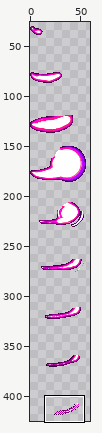
Sprite sheet: Entities/Spells/ShadowBurst/ShadowBurst.png. Above, an overview of the earlier version with the close-up marked.
Close-up. First the earlier version:
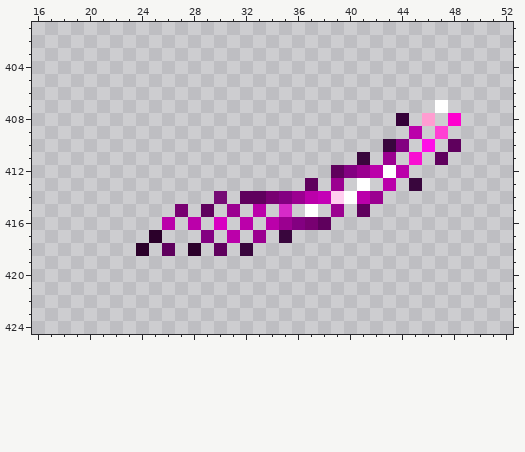
The file is 64x480 pixels. Colours within 5 levels of each other are drawn and written as one. Shown: x 16..52, y 401..424. The wide view leaves out empty margins. The commit also changed other parts of the picture, which this record leaves out.
Once edited:
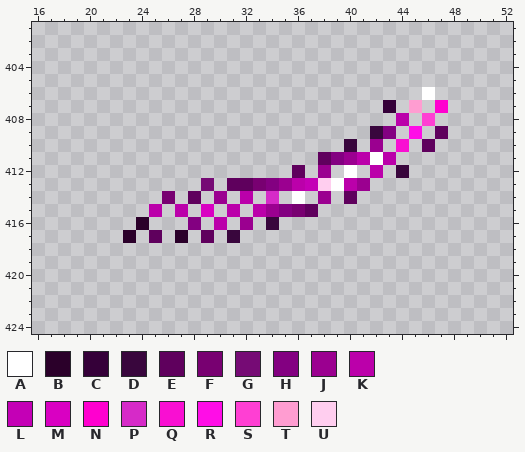
Palette (. is transparent): A #ffffff  B #2b002a  C #350039  D #39063d  E #5f005d  F #780071  G #760b75  H #830081  J #9b0090  K #bb00aa  L #c400b6  M #d900c2  N #ff00cf  P #d62ac8  Q #f90fd2  R #ff0de7  S #ff3fd3  T #ff9dd1  U #ffceef
Change:
@@ x 16..52 @@
 405 .....................................
-406 .....................................
-407 ...............................A.....
-408 ............................C.T.N....
-409 .............................K.S.....
-410 ...........................DH.R.E....
-411 .........................D.J.Q.E.....
-412 .......................EHJKAK........
-413 .....................E.J.A.K.D.......
-414 ..............G.EEFHJKLUAKJ..........
-415 ...........F.E.J.K.P.A.J.E...........
-416 ..........K.K.M.K.KJHFE..............
-417 .........B...H.K.J.D.................
-418 ........B.E.B.E.D....................
+406 ..............................A......
+407 ...........................C.T.N.....
+408 ............................K.S......
+409 ..........................DH.R.E.....
+410 ........................D.J.Q.E......
+411 ......................EHJKAK.........
+412 ....................E.J.A.K.D........
+413 .............G.EEFHJKLUAKJ...........
+414 ..........F.E.J.K.P.A.J.E............
+415 .........K.K.M.K.KJHFE...............
+416 ........B...H.K.J.D..................
+417 .......B.E.B.E.D.....................
+418 .....................................
 419 .....................................
Boxes around the changes in both close-ups, in picture pixels (x1, y1, x2, y2):
changed: (123, 87, 461, 256)
